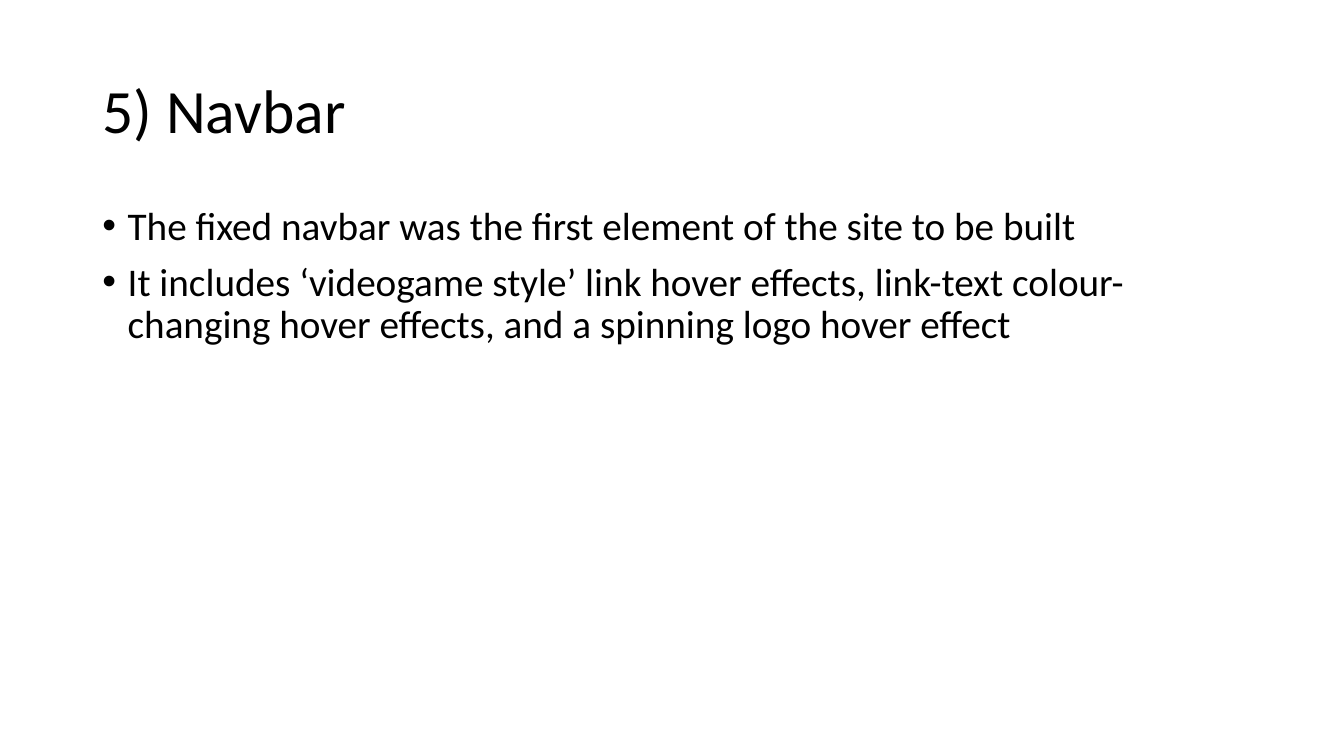
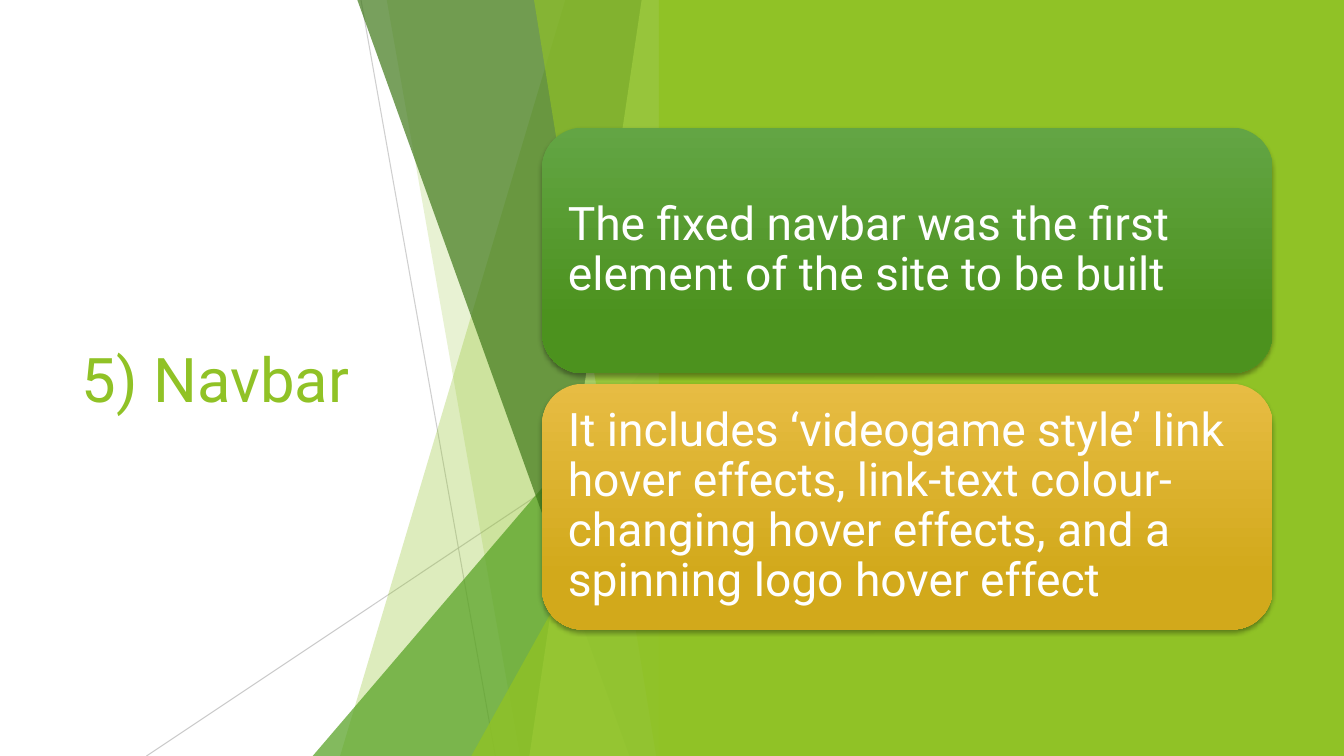
Before and after one commit to angel-lopez-andrade/portfolio-website, a slide deck: slide 7 of slide_deck.pptx. Drawn at 1344x756 pixels with LibreOffice and Linux fonts; fonts in the diff are those of the drawing. Boxes give left, top, right and bottom in pixels: in the first picture for what was removed or moved away, otherwise in the second. Text is boxed around its words. In the diff, an @@ line names an element or a change of style, - is before the commit and + after.

```diff
--- a/slide_deck.pptx
+++ b/slide_deck.pptx
@@ rectangle added at <box>0,0,1344,756</box>, fill #FFFFFF @@
@@ rectangle added at <box>659,0,1344,756</box>, fill #90C226 @@
@@ rounded rectangle added at <box>542,128,1273,374</box>, fill gradient #63A545 to #4D921E @@
@@ title "5) Navbar": place and size @@
-title "5) Navbar" at <box>102,88,345,142</box>
+title "5) Navbar" at <box>82,353,349,416</box>
@@ title "5) Navbar" at <box>82,353,349,416</box>: font Calibri to Roboto, text colour #000000 to #90C226; line spacing 0.9 to 1 @@
@@ text added at <box>568,205,1169,291</box>, 33 pt, text #FFFFFF @@
+The fixed navbar was the first element of the site to be built
@@ text at <box>128,212,1075,241</box>: paragraph removed @@
-• The fixed navbar was the first element of the site to be built
@@ rounded rectangle added at <box>542,384,1273,630</box>, fill gradient #E7BC43 to #D2A91B @@
@@ group added at <box>146,0,673,756</box>: 5 freeform shapes, 2 lines, 2 triangles @@
@@ text "It includes ‘videogame style’ link ...": place and size @@
-text "It includes ‘videogame style’ link ..." at <box>128,212,1124,345</box>
+text "It includes ‘videogame style’ link ..." at <box>568,411,1224,606</box>
@@ text "It includes ‘videogame style’ link ..." at <box>568,411,1224,606</box>: size 28 to 33 pt, font Calibri to Roboto, text colour #000000 to #FFFFFF; bullet • to none; more space between paragraphs; vertical alignment top to middle @@
@@ group added at <box>819,0,1344,756</box>: 5 freeform shapes, 2 lines, 2 triangles @@
```
Also in this commit, not shown: 6 other slides changed, 5 slides added, 6 other files.
